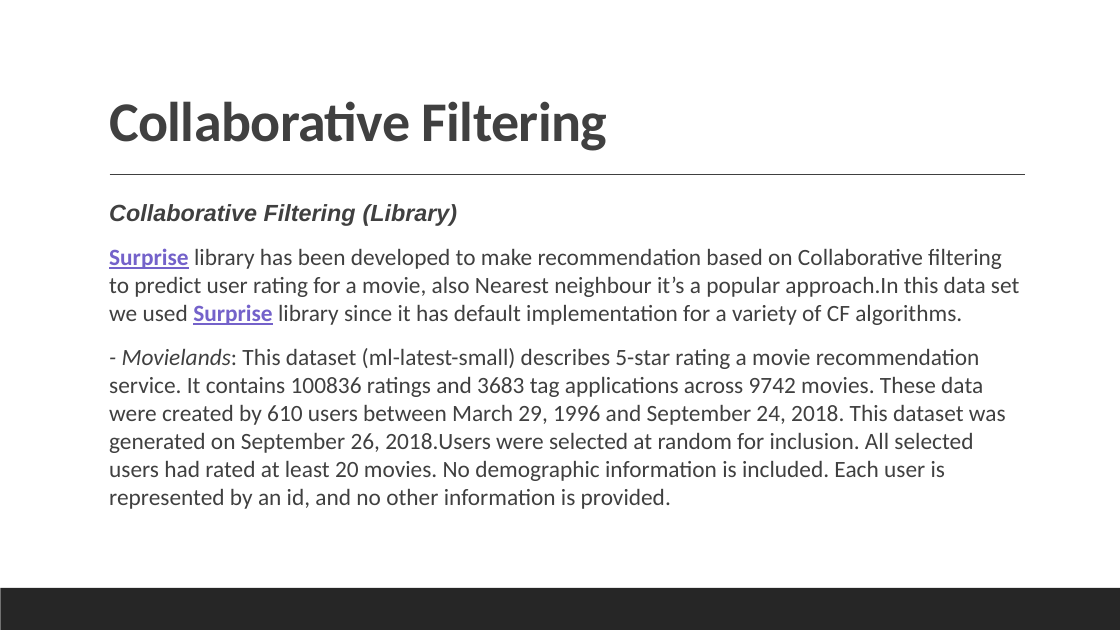
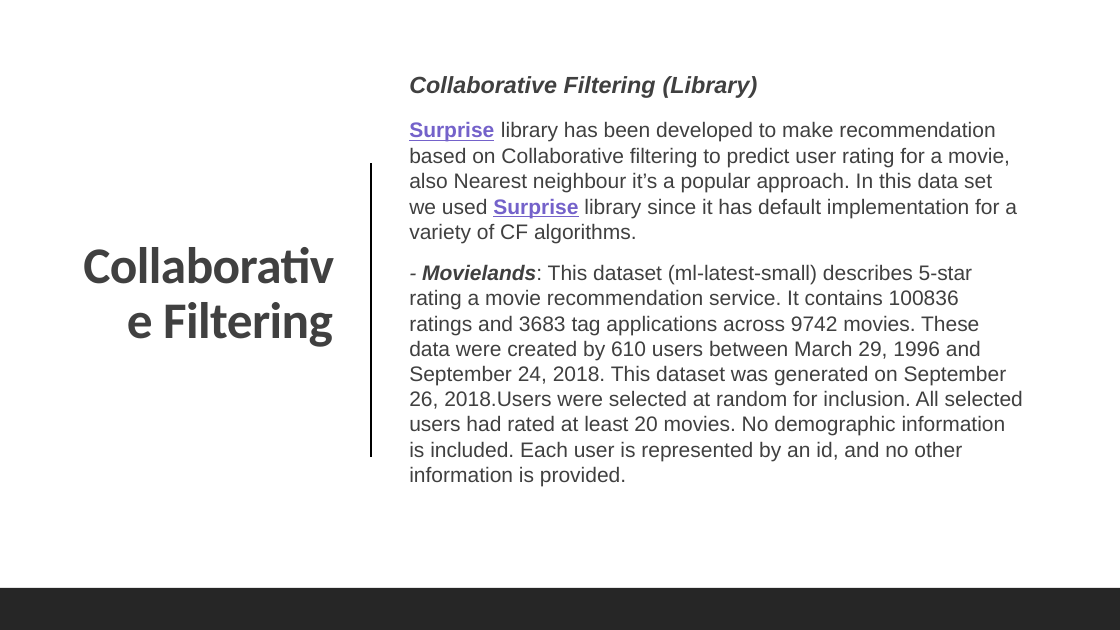
Before and after one commit to Data-Mining-Algorithms/Data-Mining-Algorithms, a slide deck: slide 7 of Data Mining presentation.pptx. Drawn at 1120x630 pixels with LibreOffice and Linux fonts; fonts in the diff are those of the drawing. Boxes give left, top, right and bottom in pixels: in the first picture for what was removed or moved away, otherwise in the second. Text is boxed around its words. In the diff, an @@ line names an element or a change of style, - is before the commit and + after.

```diff
--- a/Data Mining presentation.pptx
+++ b/Data Mining presentation.pptx
@@ rectangle added at <box>0,0,1120,630</box>, fill #FFFFFF @@
@@ title "Collaborative Filtering": place and size @@
-title "Collaborative Filtering" at <box>109,101,608,151</box>
+title "Collaborative Filtering" at <box>409,76,656,98</box>
@@ title "Collaborative Filtering" at <box>409,76,656,98</box>: size 48 to 44 pt; alignment left to right; vertical alignment bottom to middle @@
@@ text "Collaborative Filtering (Library)": place and size @@
-text "Collaborative Filtering (Library)" at <box>109,204,1019,509</box>
+text "Collaborative Filtering (Library)" at <box>409,76,1023,486</box>
@@ text "Collaborative Filtering (Library)" at <box>409,76,1023,486</box>: vertical alignment top to middle @@
@@ text at <box>409,121,1017,243</box>: text changed; size 20 to 18 pt; font Calibri to Arial @@
-  Surprise library has been developed to make recommendation based on Collaborative filtering to predict user rating for a movie, also Nearest neighbour it’s a popular approach.In this data set we used Surprise library since it has default implementation for a variety of CF algorithms.
+  Surprise library has been developed to make recommendation based on Collaborative filtering to predict user rating for a movie, also Nearest neighbour it’s a popular approach. In this data set we used Surprise library since it has default implementation for a variety of CF algorithms.
@@ line removed from (110, 175) to (1026, 175) @@
@@ line added from (371, 163) to (371, 457), #000000 1.5 pt @@
@@ text at <box>409,264,1023,486</box>: size 20 to 18 pt, font Calibri to Arial in "- Movielands: This dataset (ml-latest-small) describes 5-sta ..."; bold on in "Movielands:" @@
@@ rectangle removed at <box>0,588,1120,630</box> @@
@@ rectangle added at <box>0,588,1120,630</box>, fill #262626 @@
```
Also in this commit, not shown: 9 other slides changed, 3 other files.
